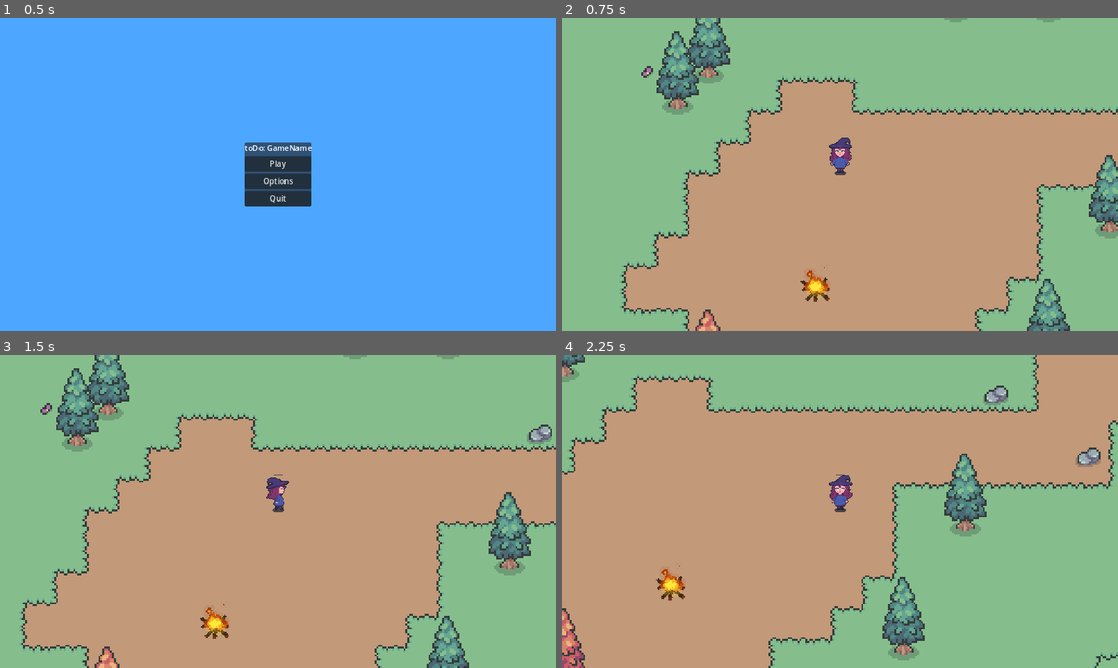
Above: before the commit, frames 1-4 (two rows, left to right).
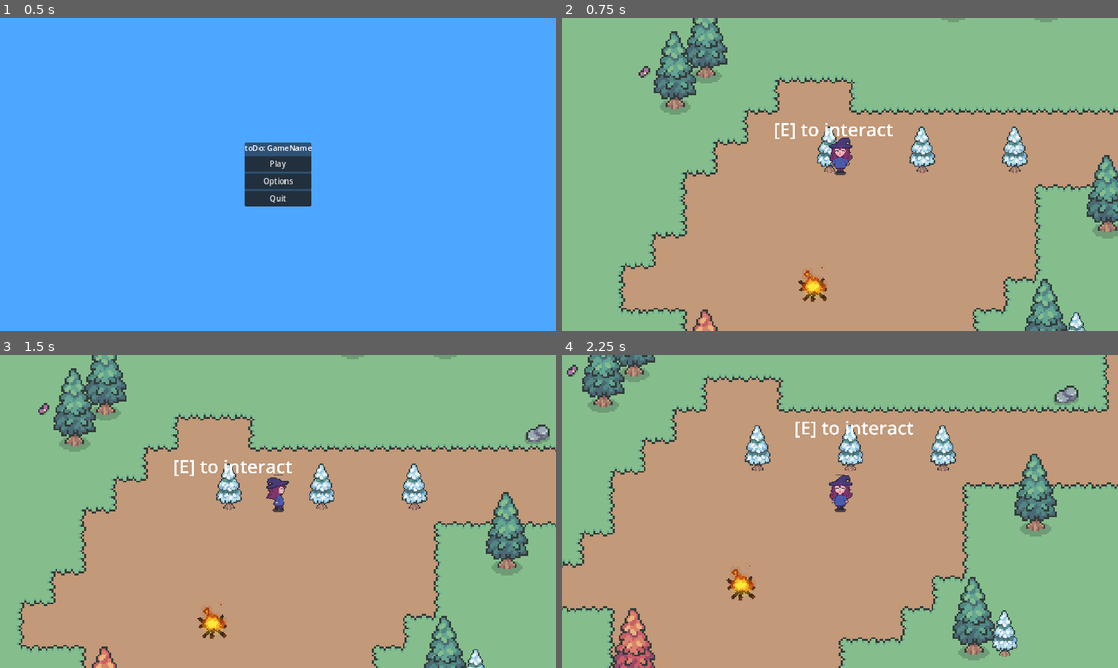
Above: after the commit, the same moments.

Repository: Sopheruss/ForestOfWonders_KikisAdventure
Game: Godot game, scene res://MenuStuff/MenuScenes/menu.tscn
Two runs of this game, one before a commit and one after it. Both use one fixed random seed, a clock stepped at 60 frames per second and the inputs below.
Inputs:
- Up to frame 1 (0.5 s): no input
- Up to frame 2 (0.75 s): click "Play" at 0.5 s
- Up to frame 3 (1.5 s): tap Enter at 1.25 s; hold D (right) from 1.28 s (still down); hold E (interact) from 1.28 s (still down)
- Up to frame 4 (2.25 s): release D (right) at 2.03 s; release E (interact) at 2.03 s; hold S (down) from 2.03 s (still down); tap E (interact) at 2.1 s

Frame 1 is identical in both runs. In frame 2, 7.7% of the frame differs, in the area x 10-100%, y 0-100%; in frame 3, 8.3%; in frame 4, 30%, in the area x 0-100%, y 0-100%.

Commit message:
Changes towards interactable tiles
add: SingleTree Texture (Placeholder)
add: sampleTree Scene with script and nodes (y-sort enabled in scene, parent node and sprite2d)
-> Script only prints debug statement upon intearaction
change: Added sampleTree-scene as tile in TreeLayer and its corresponding TileSet
change: Placed sampleTree in spawnarea
change: esc now closes the game when in fullscreen
change: misc., like screen ratio

Diff:
--- a/map.tscn
+++ b/map.tscn
@@ -8,6 +8,7 @@
 [ext_resource type="Texture2D" uid="uid://bkx70rvotqjeg" path="res://asset/fullAssPack/Tileset/Spring - simplified.png" id="3_d3h53"]
 [ext_resource type="Texture2D" uid="uid://78x3m0ffdbjf" path="res://asset/fullAssPack/Tileset/Tufts and Lumps.png" id="4_st6y3"]
 [ext_resource type="Texture2D" uid="uid://nljld2dto8oj" path="res://asset/fullAssPack/Props/Tree.png" id="5_1epf7"]
+[ext_resource type="PackedScene" uid="uid://dt2yfk51rpcbr" path="res://sampleTree.tscn" id="6_kyfo4"]
 [ext_resource type="Texture2D" uid="uid://6hw60g27v5g" path="res://asset/fullAssPack/Props/Stone and Rock.png" id="6_ljode"]
 [ext_resource type="Texture2D" uid="uid://bl017f1oa76g4" path="res://asset/cuteForest.png" id="7_nh1do"]
 [ext_resource type="Texture2D" uid="uid://brdocuoqlvgnd" path="res://asset/fullAssPack/Props/Flower.png" id="9_6fx60"]
@@ -115,6 +116,10 @@
 sources/0 = SubResource("TileSetAtlasSource_lrq2v")
 pattern_0 = SubResource("TileMapPattern_xyrav")
 pattern_1 = SubResource("TileMapPattern_cqoke")
+
+[sub_resource type="TileSetScenesCollectionSource" id="TileSetScenesCollectionSource_vh18c"]
+resource_name = "TreeInteraction"
+scenes/1/scene = ExtResource("6_kyfo4")
 
 [sub_resource type="TileSetAtlasSource" id="TileSetAtlasSource_6ggpe"]
 texture = ExtResource("5_1epf7")
@@ -138,6 +143,7 @@
 [sub_resource type="TileSet" id="TileSet_wcotb"]
 physics_layer_0/collision_layer = 1
 sources/1 = SubResource("TileSetAtlasSource_6ggpe")
+sources/0 = SubResource("TileSetScenesCollectionSource_vh18c")
 
 [sub_resource type="TileSetAtlasSource" id="TileSetAtlasSource_tktxx"]
 texture = ExtResource("7_nh1do")
@@ -680,7 +686,7 @@
 [node name="TreeLayer" type="TileMapLayer" parent="Collision"]
 z_index = 1
 y_sort_enabled = true
-tile_map_data = PackedByteArray("AADW////AQAAAAAAAADW//j/AQA …(6800 unchanged characters)… CAAAAAAAdAAsAAQACAAAAAAAaAAwAAQAEAAAAAAA=")
+tile_map_data = PackedByteArray("AADW////AQAAAAAAAADW//j/AQA …(6800 unchanged characters)… CAAAAAAAdAAsAAQACAAAAAAAaAAwAAQAEAAAAAAAIAAIAAAAAAAAAAQAAAPz/AAAAAAAAAQADAPz/AAAAAAAAAQAGAPz/AAAAAAAAAQA=")
 tile_set = SubResource("TileSet_wcotb")
 
 [node name="RockLayer" type="TileMapLayer" parent="Collision"]
--- /dev/null
+++ b/sampleTree.tscn
@@ -0,0 +1,37 @@
+[gd_scene load_steps=6 format=3 uid="uid://dt2yfk51rpcbr"]
+
+[ext_resource type="Script" path="res://sample_tree.gd" id="1_lgktg"]
+[ext_resource type="Texture2D" uid="uid://oki76geh7a3w" path="res://asset/singleTree.png" id="2_j48cr"]
+[ext_resource type="PackedScene" uid="uid://b1i6pxhkye86b" path="res://interaction/interaction_area/interaction_area.tscn" id="3_msucw"]
+
+[sub_resource type="RectangleShape2D" id="RectangleShape2D_00l6a"]
+size = Vector2(6, 3)
+
+[sub_resource type="CircleShape2D" id="CircleShape2D_fu26v"]
+radius = 27.54
+
+[node name="SampleTree" type="Node2D"]
+y_sort_enabled = true
+
+[node name="sampleTree" type="StaticBody2D" parent="."]
+y_sort_enabled = true
+collision_layer = 6
+collision_mask = 5
+script = ExtResource("1_lgktg")
+
+[node name="sprite" type="Sprite2D" parent="sampleTree"]
+position = Vector2(0, 16)
+scale = Vector2(0.6, 0.6)
+texture = ExtResource("2_j48cr")
+offset = Vector2(0, -13)
+
+[node name="CollisionShape2D" type="CollisionShape2D" parent="sampleTree"]
+position = Vector2(0, 18.5)
+shape = SubResource("RectangleShape2D_00l6a")
+
+[node name="InteractionArea" parent="sampleTree" instance=ExtResource("3_msucw")]
+collision_layer = 4
+
+[node name="CollisionShape2D" type="CollisionShape2D" parent="sampleTree/InteractionArea"]
+position = Vector2(-1, 25)
+shape = SubResource("CircleShape2D_fu26v")
--- /dev/null
+++ b/sample_tree.gd
@@ -0,0 +1,9 @@
+extends StaticBody2D
+
+@onready var interaction_area = $InteractionArea # reference
+
+func _ready() -> void:
+	interaction_area.interact = Callable(self, "_sample_Tree")
+
+func _sample_Tree():
+	print ("interaction")
Binary file added: asset/singleTree.png
Not shown, added: asset/singleTree.png.import
Not shown: 1 places in map.tscn that only renumber resources
